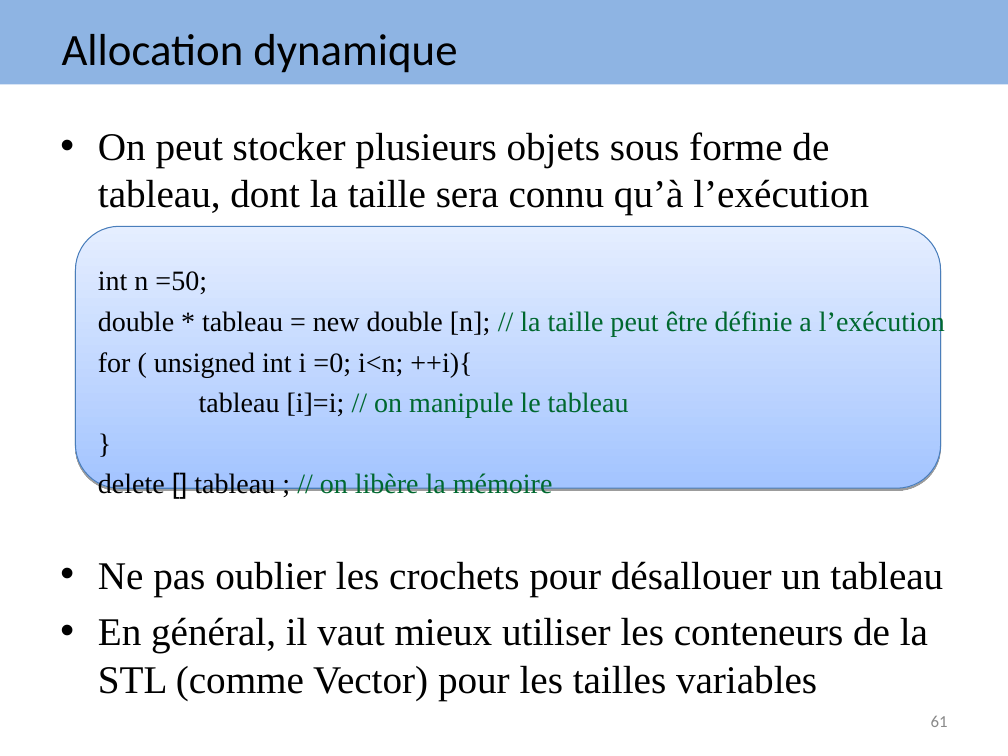
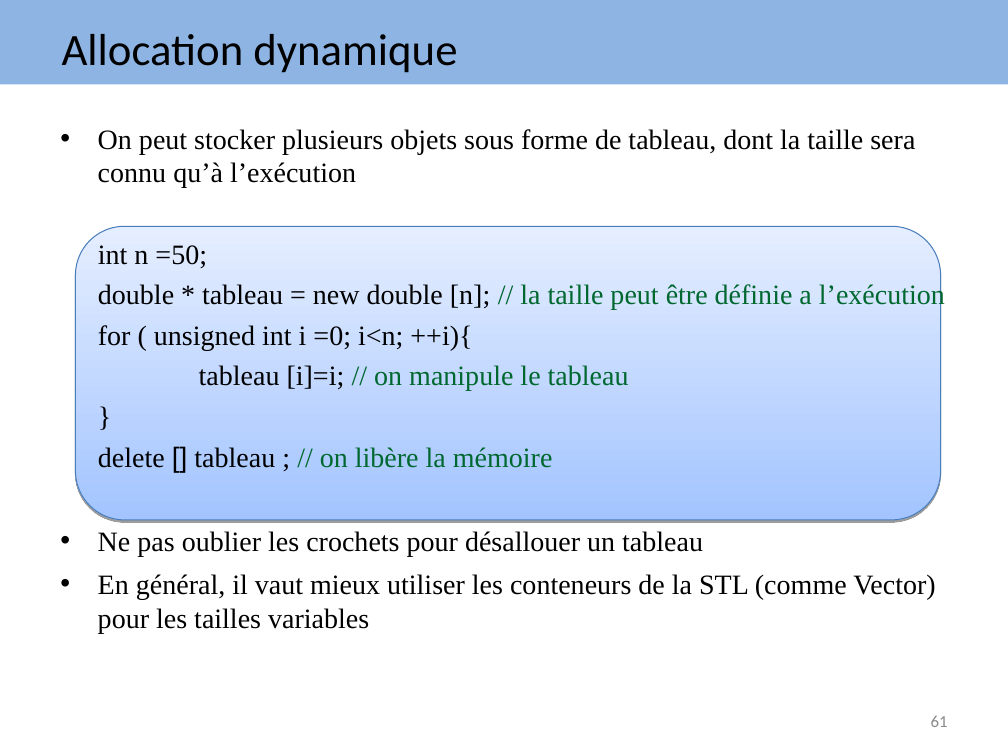
Before and after one commit to arnaudbirk/Formation-CPlusPlus, a slide deck: slide 61 of cours/Formation EVAFI C++.ppt. Drawn at 1008x756 pixels with LibreOffice and Linux fonts; fonts in the diff are those of the drawing. Boxes give left, top, right and bottom in pixels: in the first picture for what was removed or moved away, otherwise in the second. Text is boxed around its words. In the diff, an @@ line names an element or a change of style, - is before the commit and + after.

```diff
--- a/cours/Formation EVAFI C++.ppt
+++ b/cours/Formation EVAFI C++.ppt
@@ text "On peut stocker plusieurs objets ..." at (98, 129, 945, 633): size 28 to 20 pt in "On peut stocker plusieurs objets sous forme ...", "Ne pas oublier les crochets pour désallouer ...", "En général, il vaut mieux utiliser les ..." @@
@@ rounded rectangle: place and size @@
-rounded rectangle at (76, 226, 940, 488)
+rounded rectangle at (76, 226, 940, 519)
```
Also in this commit, not shown: 103 other slides changed, 2 slides added, 1 slide removed, 4 other files.
